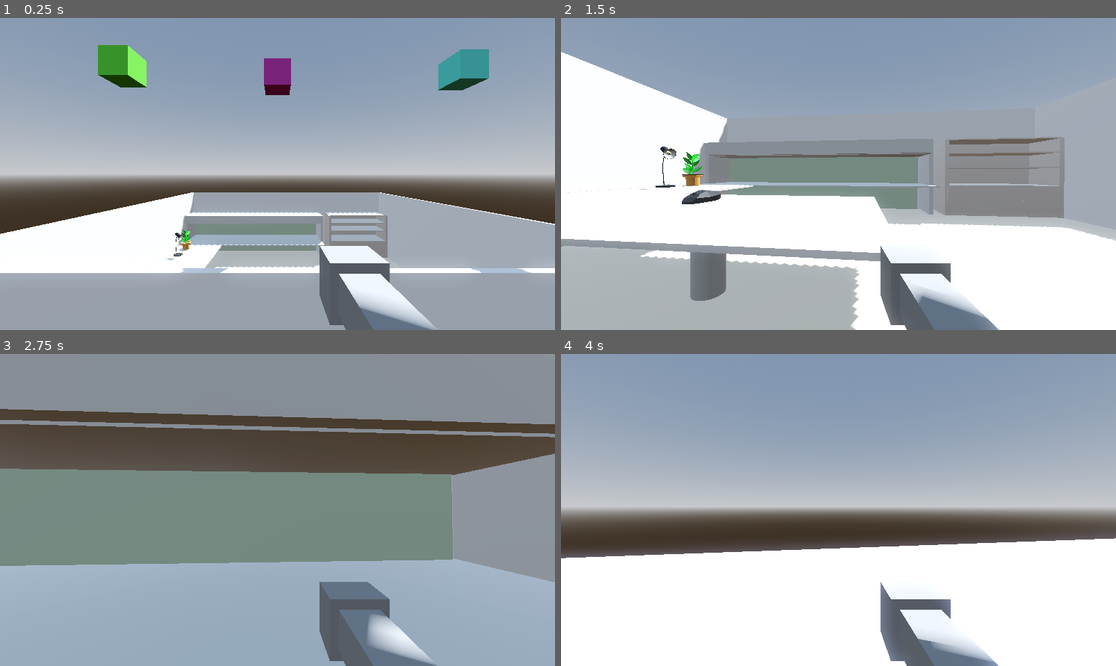
Above: before the commit, frames 1-4 (two rows, left to right).
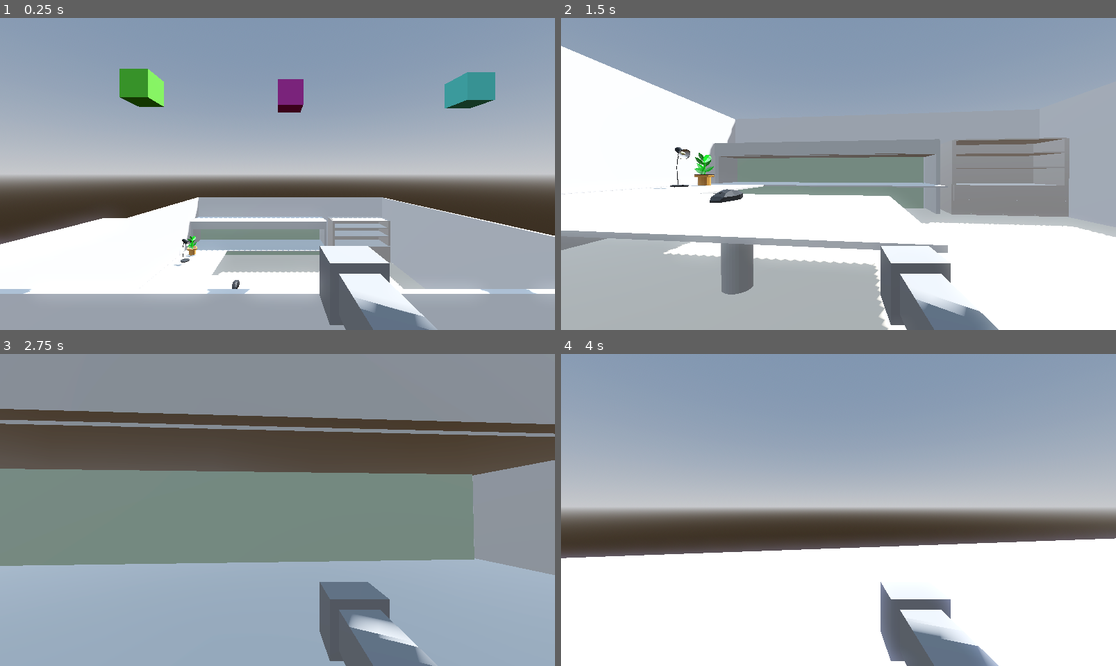
Above: after the commit, the same moments.

Repository: CAHSI-Game-Studios/Office-Search
Game: Godot game, scene res://world/player_test_platform.tscn
The game is run twice, just before and just after one commit, with the same random seed, the same clock (stepped at 60 frames per second) and the same inputs.
Inputs (mouse positions are in pixels of both pictures, inside the frame that each line leads up to):
- Up to frame 1 (0.25 s): no input
- Up to frame 2 (1.5 s): tap Enter (ui_accept) at 0.5, 0.77 s; move the mouse to (866, 174) at 0.52 s; press the mouse at (866, 174) at 0.53 s; hold W (up) from 0.53 s (still down); move the mouse to (810, 174) at 1.27 s; release the mouse at (810, 174) at 1.28 s; right-click (810, 174) at 1.35 s
- Up to frame 3 (2.75 s): keep holding W (up); tap Enter (ui_accept) at 1.52 s; move the mouse to (288, 503) at 2.02 s; press the mouse at (288, 503) at 2.03 s
- Up to frame 4 (4 s): keep holding W (up); move the mouse to (832, 516) at 2.77 s; release the mouse at (832, 516) at 2.78 s; right-click (832, 516) at 2.85 s; tap Enter (ui_accept) at 3.02, 3.77 s; move the mouse to (877, 513) at 3.52 s; press the mouse at (877, 513) at 3.53 s

The runs differ from the first frame. In frame 1, 15% of the frame differs, in the area x 0-100%, y 8-100%; in frame 2, 9.7%; in frame 3, 2.5%; in frame 4, 0.7%.

Commit message:
Particles For Findable Objects Added

Diff:
--- a/entities/player/player.tscn
+++ b/entities/player/player.tscn
@@ -37,9 +37,11 @@
 [node name="Generic6DOFJoint3D" type="Generic6DOFJoint3D" parent="Neck/CameraPlayer"]
 node_a = NodePath("../StaticBody3D")
 linear_limit_x/enabled = false
+linear_limit_y/enabled = false
+linear_limit_z/enabled = false
 
 [node name="StaticBody3D" type="StaticBody3D" parent="Neck/CameraPlayer"]
-transform = Transform3D(1, 0, 0, 0, 1, 0, 0, 0, 1, 0, 0, -1.75044)
+transform = Transform3D(1, 0, 0, 0, 1, 0, 0, 0, 1, 0, 0, -1.75108)
 
 [node name="Arm" type="MeshInstance3D" parent="Neck/CameraPlayer"]
 transform = Transform3D(0.11331, 0, 0, 0, 0.110741, 0, 0, 0, 0.802332, 0.224939, -0.328789, -0.17963)
--- /dev/null
+++ b/world/Findable/findable_cup.tscn
@@ -0,0 +1,9 @@
+[gd_scene load_steps=3 format=3 uid="uid://cnjraujpo6aq2"]
+
+[ext_resource type="PackedScene" uid="uid://d3ivprkofi6n0" path="res://world/Office/cup.tscn" id="1_k38mf"]
+[ext_resource type="Script" path="res://world/Findable/findable_object.gd" id="1_qv5ml"]
+
+[node name="Findable_Cup" type="Node3D"]
+script = ExtResource("1_qv5ml")
+
+[node name="cup" parent="." instance=ExtResource("1_k38mf")]
--- /dev/null
+++ b/world/Findable/findable_object.gd
@@ -0,0 +1,16 @@
+class_name Findable_Object
+extends Node3D
+
+var particles: GPUParticles3D
+# Called when the node enters the scene tree for the first time.
+func _ready():
+	var scene = load("res://world/Findable/findable_particles.tscn")
+	var particles = scene.instantiate()
+	self.add_child(particles)
+
+# Called every frame. 'delta' is the elapsed time since the previous frame.
+func _process(delta):
+	pass
+
+func consume():
+	pass
--- /dev/null
+++ b/world/Findable/findable_particles.tscn
@@ -0,0 +1,27 @@
+[gd_scene load_steps=5 format=3 uid="uid://qqq6mqvrx02p"]
+
+[ext_resource type="Texture2D" uid="uid://7hfun71vn6l5" path="res://world/Findable/assets/ParticleFindableExplosion.png" id="1_i5voh"]
+
+[sub_resource type="ParticleProcessMaterial" id="ParticleProcessMaterial_6ulrx"]
+emission_shape = 1
+emission_sphere_radius = 0.01
+spread = 180.0
+initial_velocity_min = 1.0
+initial_velocity_max = 1.0
+gravity = Vector3(0, 0, 0)
+
+[sub_resource type="StandardMaterial3D" id="StandardMaterial3D_vkaj5"]
+albedo_texture = ExtResource("1_i5voh")
+
+[sub_resource type="BoxMesh" id="BoxMesh_n77hr"]
+material = SubResource("StandardMaterial3D_vkaj5")
+size = Vector3(0.05, 0.05, 0.05)
+
+[node name="Particle_Findable" type="GPUParticles3D"]
+emitting = false
+amount = 16
+one_shot = true
+speed_scale = 10.0
+explosiveness = 1.0
+process_material = SubResource("ParticleProcessMaterial_6ulrx")
+draw_pass_1 = SubResource("BoxMesh_n77hr")
--- a/world/player_test_platform.tscn
+++ b/world/player_test_platform.tscn
@@ -6,6 +6,7 @@
 [ext_resource type="PackedScene" uid="uid://r1vdsknyeqnb" path="res://world/Office/mouse_cahsi.tscn" id="3_hbwx6"]
 [ext_resource type="PackedScene" uid="uid://dqjunp4n34ymi" path="res://world/Office/lamp_cahsi.tscn" id="4_h53pw"]
 [ext_resource type="PackedScene" uid="uid://nuo51ppd4w0q" path="res://world/Cube.tscn" id="4_p7wev"]
+[ext_resource type="PackedScene" uid="uid://cnjraujpo6aq2" path="res://world/Findable/findable_cup.tscn" id="7_imc8n"]
 
 [sub_resource type="ProceduralSkyMaterial" id="ProceduralSkyMaterial_cxo2o"]
 sky_horizon_color = Color(0.64625, 0.65575, 0.67075, 1)
@@ -54,11 +55,13 @@
 
 [node name="Node3D" type="Node3D"]
 
-[node name="WorldEnvironment" type="WorldEnvironment" parent="."]
+[node name="Lights" type="Node3D" parent="."]
+
+[node name="WorldEnvironment" type="WorldEnvironment" parent="Lights"]
 environment = SubResource("Environment_3r01l")
 
-[node name="DirectionalLight3D" type="DirectionalLight3D" parent="."]
-transform = Transform3D(-0.866023, -0.433016, 0.250001, 0, 0.499998, 0.866027, -0.500003, 0.749999, -0.43301, 0, 0, 0)
+[node name="DirectionalLight3D" type="DirectionalLight3D" parent="Lights"]
+transform = Transform3D(-0.866024, -0.433016, 0.250001, 0, 0.499998, 0.866026, -0.500003, 0.749999, -0.43301, 0, 0, 0)
 shadow_enabled = true
 
 [node name="Floor" type="MeshInstance3D" parent="."]
@@ -91,7 +94,7 @@
 shape = SubResource("BoxShape3D_frj4u")
 
 [node name="Player" parent="." instance=ExtResource("1_36u8i")]
-transform = Transform3D(1, 0, 0, 0, 1, 0, 0, 0, 1, 0, 4.66539, 2.88148)
+transform = Transform3D(1, 0, 0, 0, 1, 0, 0, 0, 1, -0.250901, 4.99041, 3.02344)
 
 [node name="Cube" parent="." instance=ExtResource("4_p7wev")]
 transform = Transform3D(1, 0, 0, 0, 1, 0, 0, 0, 1, 3.44536, 6.88561, -0.91372)
@@ -115,3 +118,7 @@
 [node name="MeshInstance3D3" type="MeshInstance3D" parent="Cube3"]
 mesh = SubResource("BoxMesh_rohwr")
 skeleton = NodePath("../../Cube")
+
+[node name="Findable_Cup" parent="." instance=ExtResource("7_imc8n")]
+transform = Transform3D(0.32, 0, 0, 0, 0.355728, 0, 0, 0, 0.388319, 1.76055, 1.69776, -2.20667)
+metadata/_edit_group_ = true
Binary file added: world/Findable/assets/ParticleFindableExplosion.png
Not shown, added: world/Findable/assets/ParticleFindableExplosion.png.import
Not shown: 1 places in world/player_test_platform.tscn that only renumber resources
